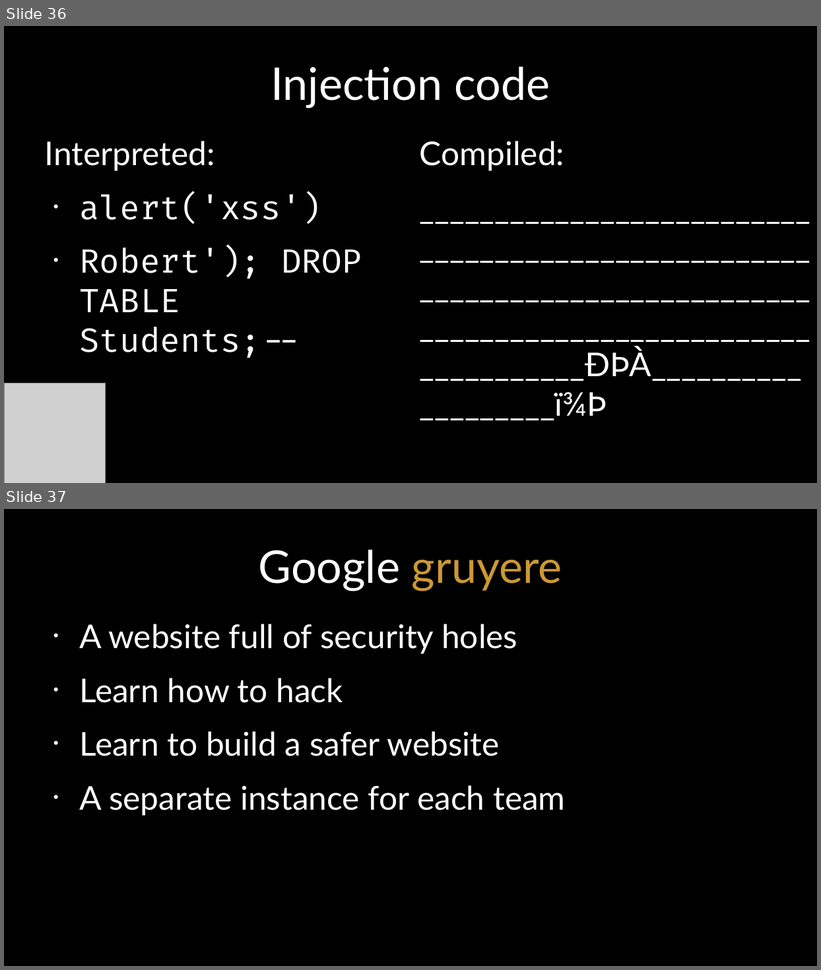
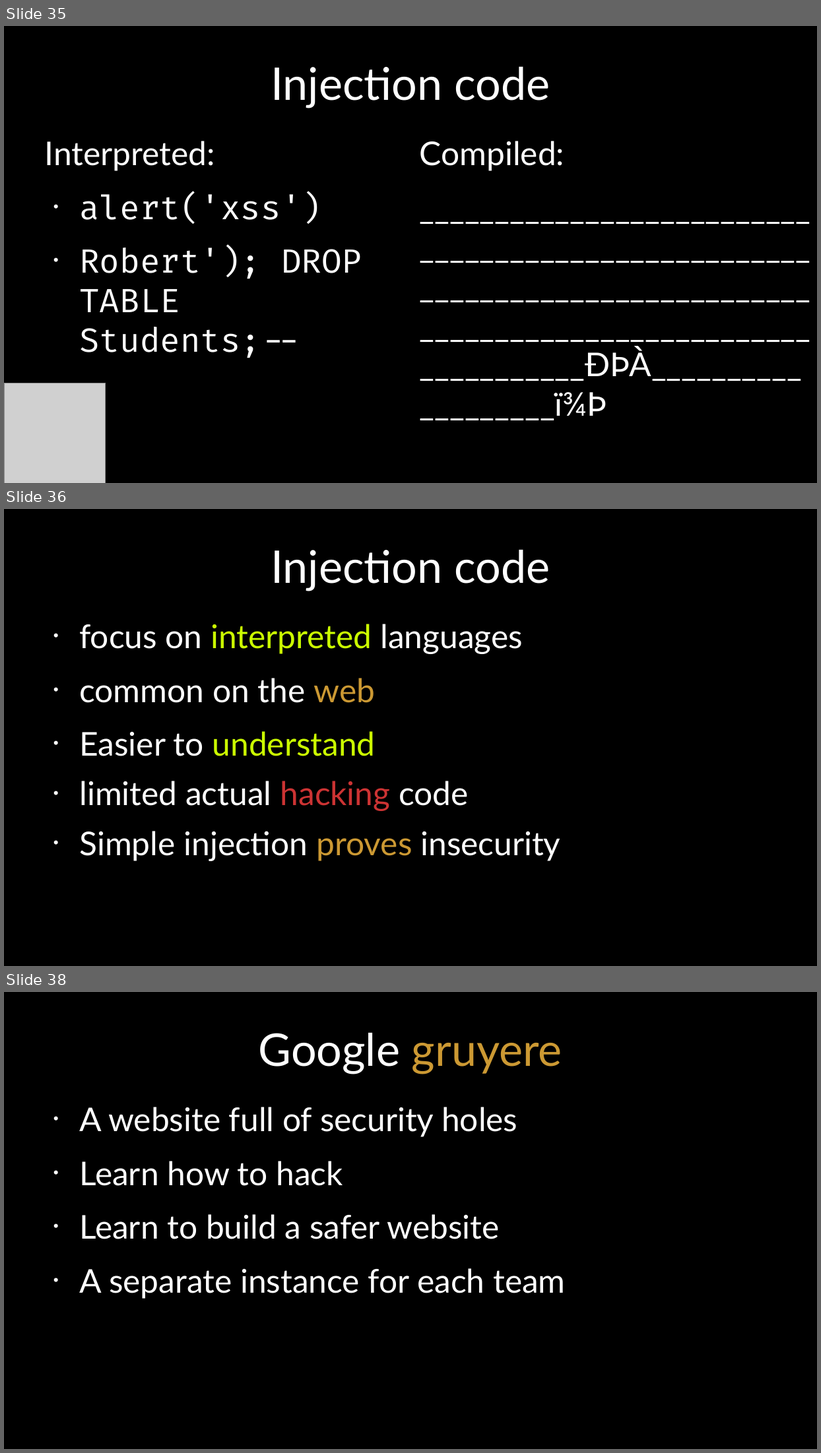
Before and after one commit to bcc-code/buk-tech-hack, a slide deck: presentation.odp. Shown one above the other, each under a label of ours: slides 36 and 37 before the commit, slides 35, 36 and 38 after it; the slides between them are not shown. The pictures are 821x970 and 821x1453 pixels, drawn with LibreOffice and Linux fonts; fonts in the diff are those of the drawing; grey boxes stand for pictures; background and template pictures are left out. Boxes give left, top, right and bottom in pixels: in the first picture for what was removed or moved away, otherwise in the second. Text is boxed around its words. In the diff, an @@ line names an element or a change of style, - is before the commit and + after.

```diff
--- a/presentation.odp
+++ b/presentation.odp
@@ slide 36 added at <box>4,509,817,966</box>, background #000000 @@
@@ title added at <box>271,549,550,591</box>, 44 pt, text #FFFFFF @@
+Injection code
@@ text added at <box>79,624,560,861</box>, 32 pt, text #FFFFFF @@
+• focus on interpreted languages
+• common on the web
+• Easier to understand
+• limited actual hacking code
+• Simple injection proves insecurity
@@ what was slide 36 is now slide 35 @@
@@ what was slide 37 is now slide 38 @@
```
Also in this commit, not shown: 1 slide changed, 5 other slides added, 2 slides removed, 1 other file.
